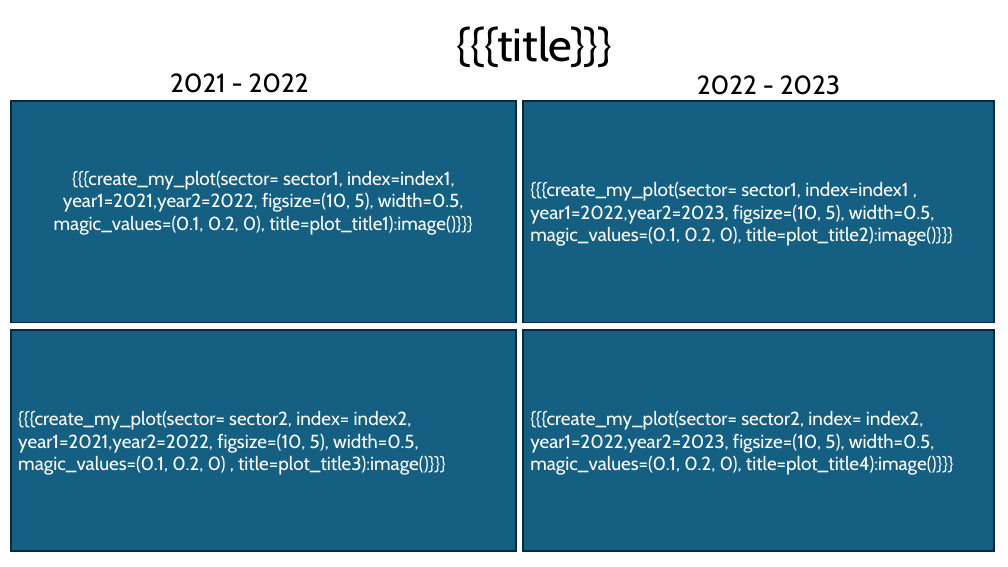
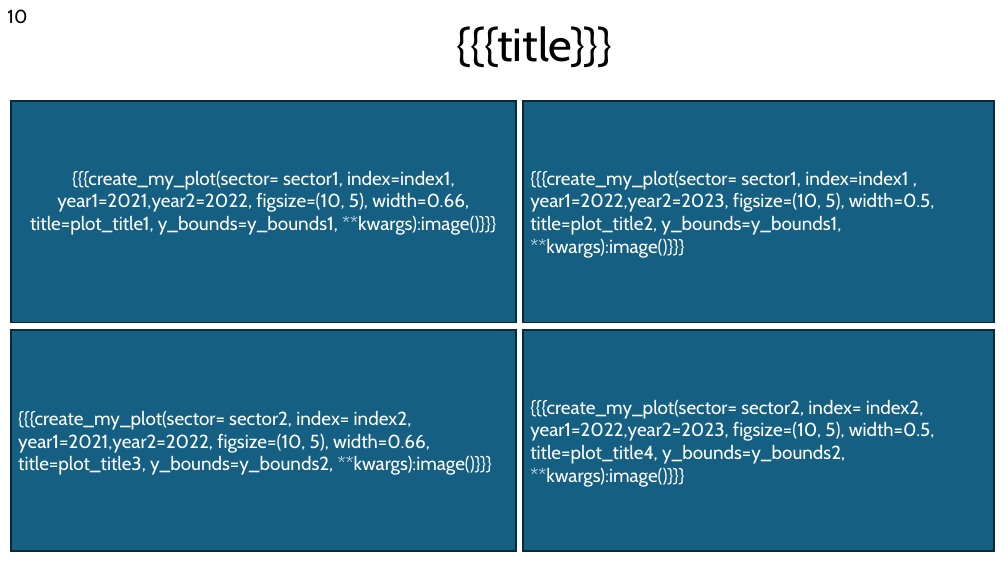
Before and after one commit to s21dlemanskiy/visualisation_kursach, a slide deck: slide 10 of Tamplate.pptx. Drawn at 1008x567 pixels with LibreOffice and Linux fonts; fonts in the diff are those of the drawing. Boxes give left, top, right and bottom in pixels: in the first picture for what was removed or moved away, otherwise in the second. Text is boxed around its words. In the diff, an @@ line names an element or a change of style, - is before the commit and + after.

```diff
--- a/Tamplate.pptx
+++ b/Tamplate.pptx
@@ text added at box(7, 9, 27, 24), 18 pt, text #000000 @@
+10
@@ text removed at box(170, 73, 309, 93) @@
-2021 - 2022
@@ text removed at box(697, 75, 841, 95) @@
-2022 - 2023
@@ text in rectangle at box(30, 171, 496, 235): text changed @@
-{{{create_my_plot(sector= sector1, index=index1, year1=2021,year2=2022, figsize=(10, 5), width=0.5, magic_values=(0.1, 0.2, 0), title=plot_title1):image()}}}
+{{{create_my_plot(sector= sector1, index=index1, year1=2021,year2=2022, figsize=(10, 5), width=0.66, title=plot_title1, y_bounds=y_bounds1, **kwargs):image()}}}
@@ text in rectangle at box(530, 171, 935, 258): text changed @@
-{{{create_my_plot(sector= sector1, index=index1 , year1=2022,year2=2023, figsize=(10, 5), width=0.5, magic_values=(0.1, 0.2, 0), title=plot_title2):image()}}}
+{{{create_my_plot(sector= sector1, index=index1 , year1=2022,year2=2023, figsize=(10, 5), width=0.5, title=plot_title2, y_bounds=y_bounds1, **kwargs):image()}}}
@@ text in rectangle at box(18, 411, 492, 475): text changed @@
-{{{create_my_plot(sector= sector2, index= index2, year1=2021,year2=2022, figsize=(10, 5), width=0.5, magic_values=(0.1, 0.2, 0) , title=plot_title3):image()}}}
+{{{create_my_plot(sector= sector2, index= index2, year1=2021,year2=2022, figsize=(10, 5), width=0.66, title=plot_title3, y_bounds=y_bounds2, **kwargs):image()}}}
@@ text in rectangle at box(530, 400, 935, 487): text changed @@
-{{{create_my_plot(sector= sector2, index= index2, year1=2022,year2=2023, figsize=(10, 5), width=0.5, magic_values=(0.1, 0.2, 0), title=plot_title4):image()}}}
+{{{create_my_plot(sector= sector2, index= index2, year1=2022,year2=2023, figsize=(10, 5), width=0.5, title=plot_title4, y_bounds=y_bounds2, **kwargs):image()}}}
```
Also in this commit, not shown: 16 other slides changed, 1 slide added, 3 other files.
